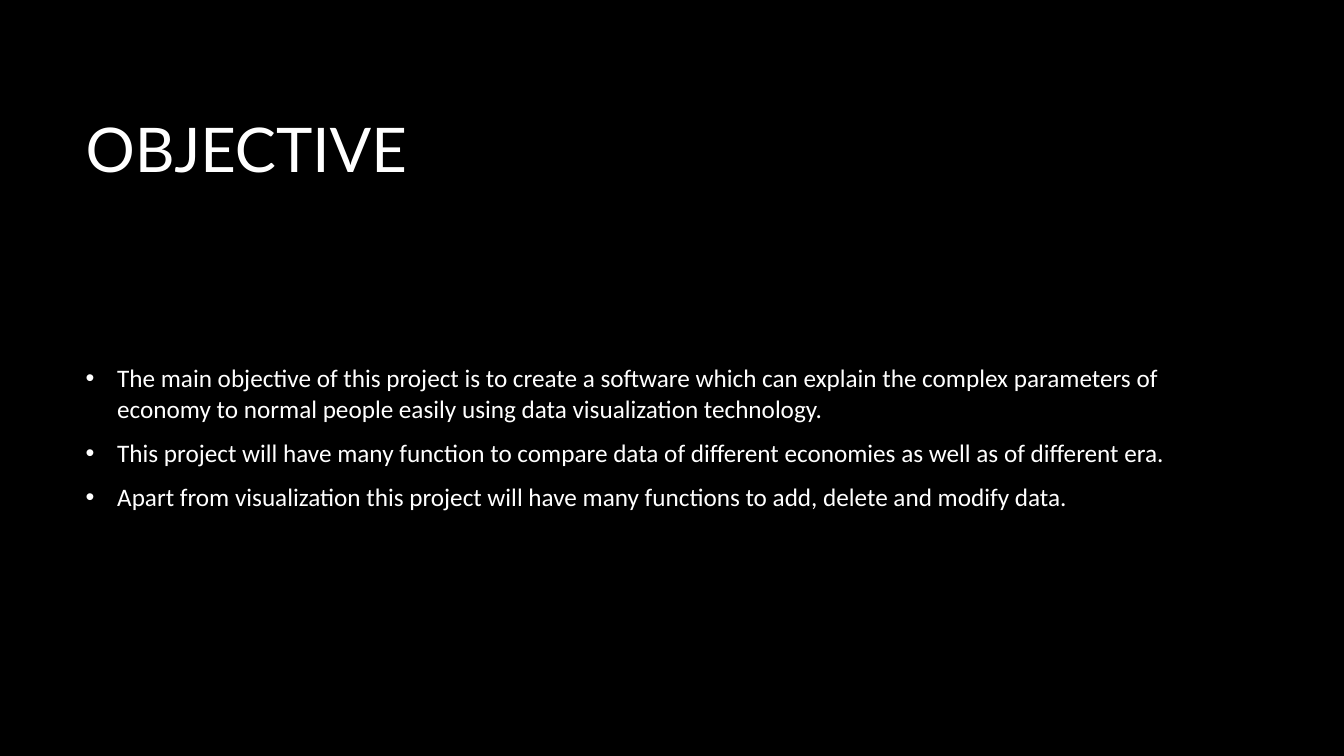
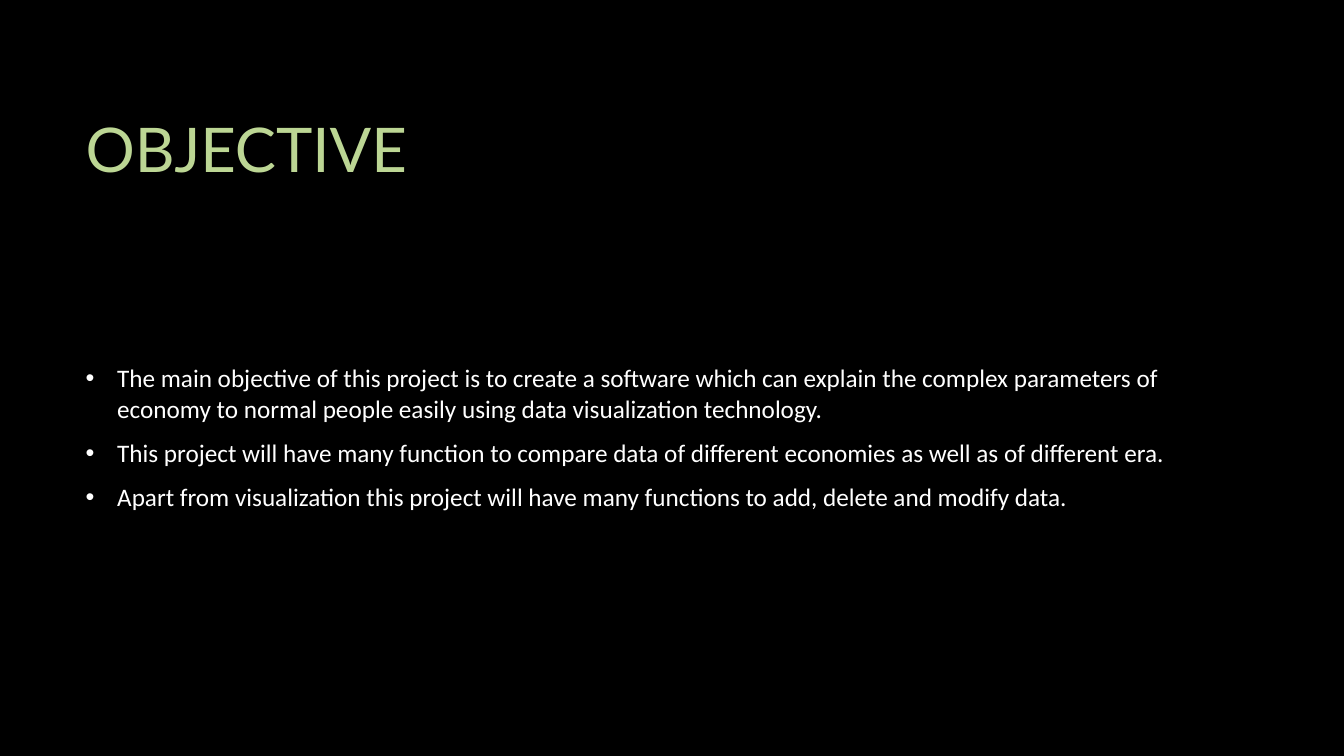
Before and after one commit to AvatarAarav/Economy_Data_Visualization, a slide deck: slide 2 of Economy_Data_Visualizaton_Presentation.pptx. Drawn at 1344x756 pixels with LibreOffice and Linux fonts; fonts in the diff are those of the drawing; background and template pictures are left out. Boxes give left, top, right and bottom in pixels: in the first picture for what was removed or moved away, otherwise in the second. Text is boxed around its words. In the diff, an @@ line names an element or a change of style, - is before the commit and + after.

```diff
--- a/Economy_Data_Visualizaton_Presentation.pptx
+++ b/Economy_Data_Visualizaton_Presentation.pptx
@@ title "OBJECTIVE" at (86,127,407,173): text colour #FFFFFF to #BCD694 @@
```
Also in this commit, not shown: 6 other slides changed, 1 slide removed, 2 other files.
